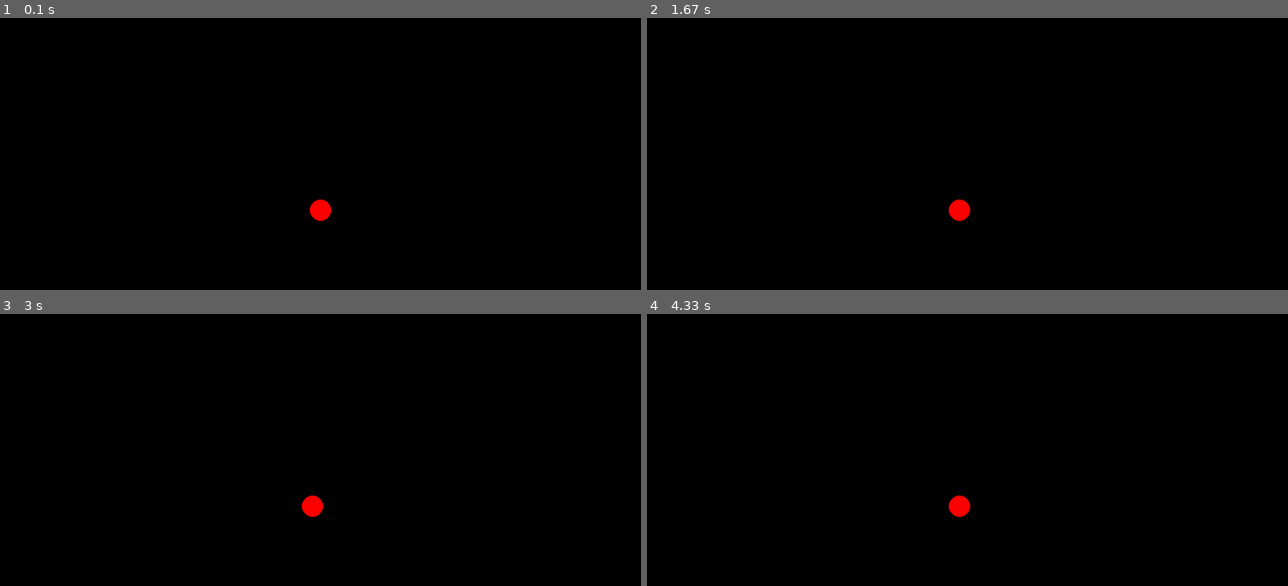
Above: before the commit, frames 1-4 (two rows, left to right).
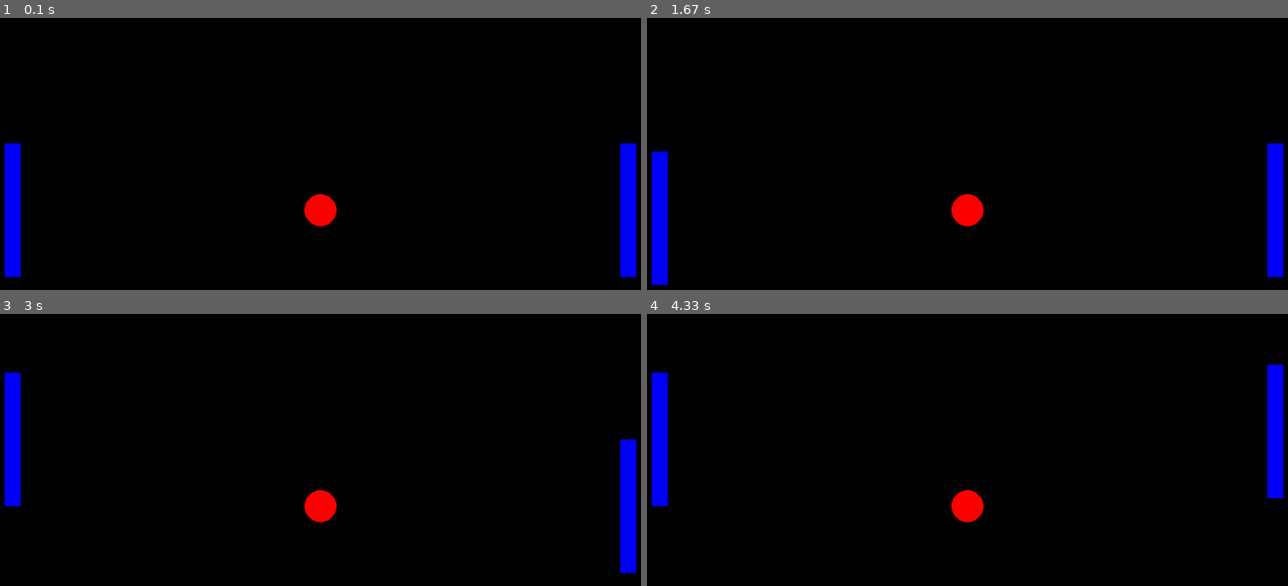
Above: after the commit, the same moments.

Repository: victoongo/games
Game: pygame game, started from pong/pong.py
The game is run twice, just before and just after one commit, with the same random seed, the same clock (stepped at 60 frames per second) and the same inputs.
Inputs:
- Up to frame 1 (0.1 s): no input
- Up to frame 2 (1.67 s): tap A at 0.33 s
- Up to frame 3 (3 s): hold Q 1.67-2.13 s
- Up to frame 4 (4.33 s): hold O 3.17-3.63 s

The runs differ from the first frame. In frame 1, 2.9% of the frame differs, in the area x 0-100%, y 46-96%; in frame 2, 2.9%; in frame 3, 2.9%; in frame 4, 2.9%, in the area x 0-100%, y 18-77%.

Commit message:
added paddle movement for pong

Diff:
--- a/pong/pong.py
+++ b/pong/pong.py
@@ -4,12 +4,20 @@
 # test
 # pygame setup
 pygame.init()
-screen = pygame.display.set_mode((1280, 720))
+window_width = 1280
+window_height = 720
+paddle_width = 30
+paddle_height = 250
+paddle_dist_from_wall = 50
+screen = pygame.display.set_mode((window_width, window_height))
 clock = pygame.time.Clock()
 running = True
 dt = 0
+player_speed = 300
 
-player_pos = pygame.Vector2(screen.get_width() / 2, screen.get_height() / 2)
+ball_pos = pygame.Vector2(screen.get_width() / 2, screen.get_height() / 2)
+left_paddle_pos = pygame.Vector2(paddle_dist_from_wall, (window_height-paddle_height)/2)
+right_paddle_pos = pygame.Vector2(window_width-paddle_dist_from_wall-paddle_width, (window_height-paddle_height)/2)
 
 while running:
     # poll for events
@@ -21,21 +29,29 @@
     # fill the screen with a color to wipe away anything from last frame
     screen.fill("black")
 
-    pygame.draw.circle(screen, "red", player_pos, 20)
+    # draw all the objects
+    pygame.draw.circle(screen, "red", ball_pos, 30)
+    pygame.draw.rect(screen, "blue", (left_paddle_pos.x, left_paddle_pos.y, paddle_width, paddle_height))
+    pygame.draw.rect(screen, "blue", (right_paddle_pos.x, right_paddle_pos.y, paddle_width, paddle_height))
 
+    # keybinds
     keys = pygame.key.get_pressed()
-    if keys[pygame.K_w]:
-        player_pos.y -= 300 * dt
-        if player_pos.y < 0:
-            player_pos.y = 0
-    if keys[pygame.K_s]:
-        player_pos.y += 300 * dt
-        if player_pos.y > 720:
-            player_pos.y = 720
+    if keys[pygame.K_q]:
+        left_paddle_pos.y -= player_speed * dt
+        if left_paddle_pos.y < 0:
+            left_paddle_pos.y = 0
     if keys[pygame.K_a]:
-        player_pos.x -= 300 * dt
-    if keys[pygame.K_d]:
-        player_pos.x += 300 * dt
+        left_paddle_pos.y += player_speed * dt
+        if left_paddle_pos.y > window_height-paddle_height:
+            left_paddle_pos.y = window_height-paddle_height
+    if keys[pygame.K_o]:
+        right_paddle_pos.y -= player_speed * dt
+        if right_paddle_pos.y < 0:
+            right_paddle_pos.y = 0
+    if keys[pygame.K_l]:
+        right_paddle_pos.y += player_speed * dt
+        if right_paddle_pos.y > window_height-paddle_height:
+            right_paddle_pos.y = window_height-paddle_height
 
     # flip() the display to put your work on screen
     pygame.display.flip()
